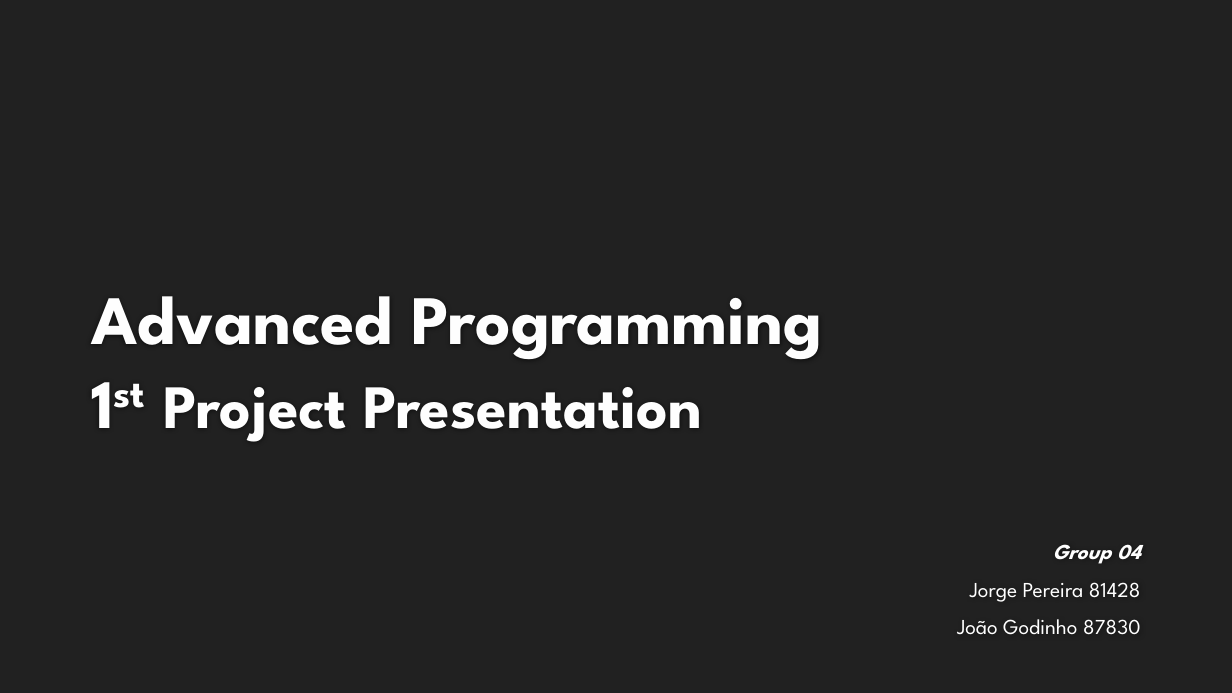
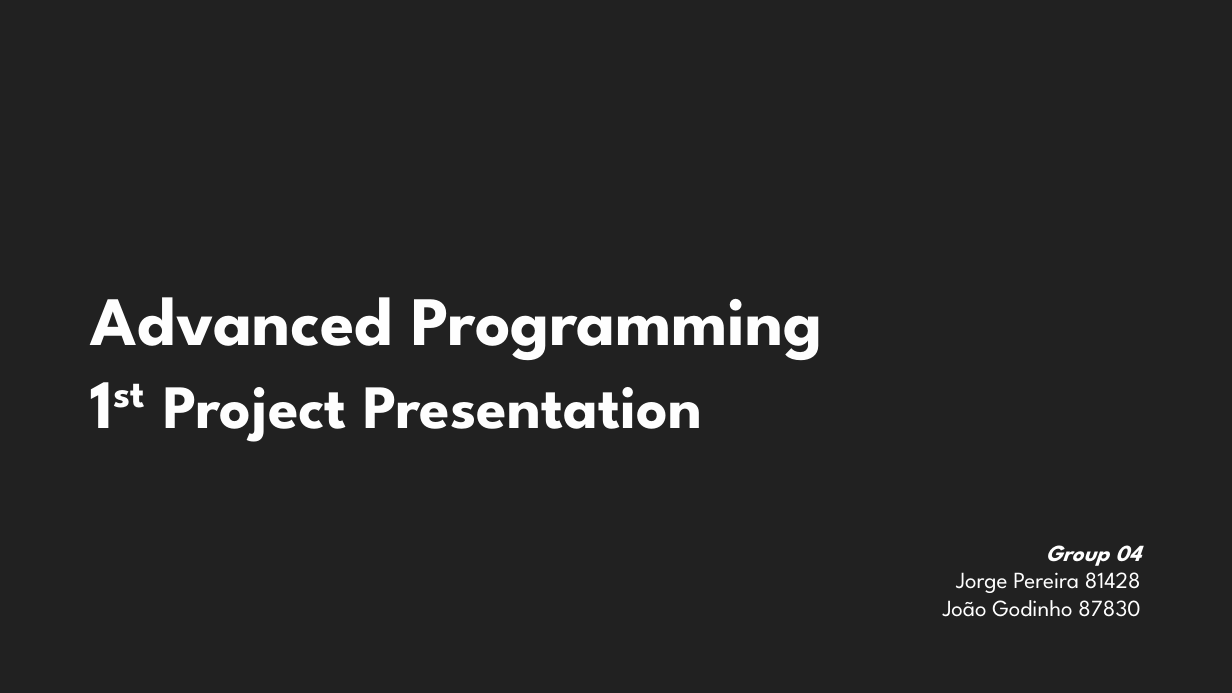
Before and after one commit to jorgemspereira/PAVAProject, a slide deck: slide 1 of Presentation/Presentation.pptx. Drawn at 1232x693 pixels with LibreOffice and Linux fonts; fonts in the diff are those of the drawing; background and template pictures are left out. Boxes give left, top, right and bottom in pixels: in the first picture for what was removed or moved away, otherwise in the second. Text is boxed around its words. In the diff, an @@ line names an element or a change of style, - is before the commit and + after.

```diff
--- a/Presentation/Presentation.pptx
+++ b/Presentation/Presentation.pptx
@@ text "Group 04" at box(943, 545, 1141, 617): size 16.6 to 18 pt; less space between paragraphs @@
```
Also in this commit, not shown: 2 other slides changed, 1 slide added, 7 other files.
